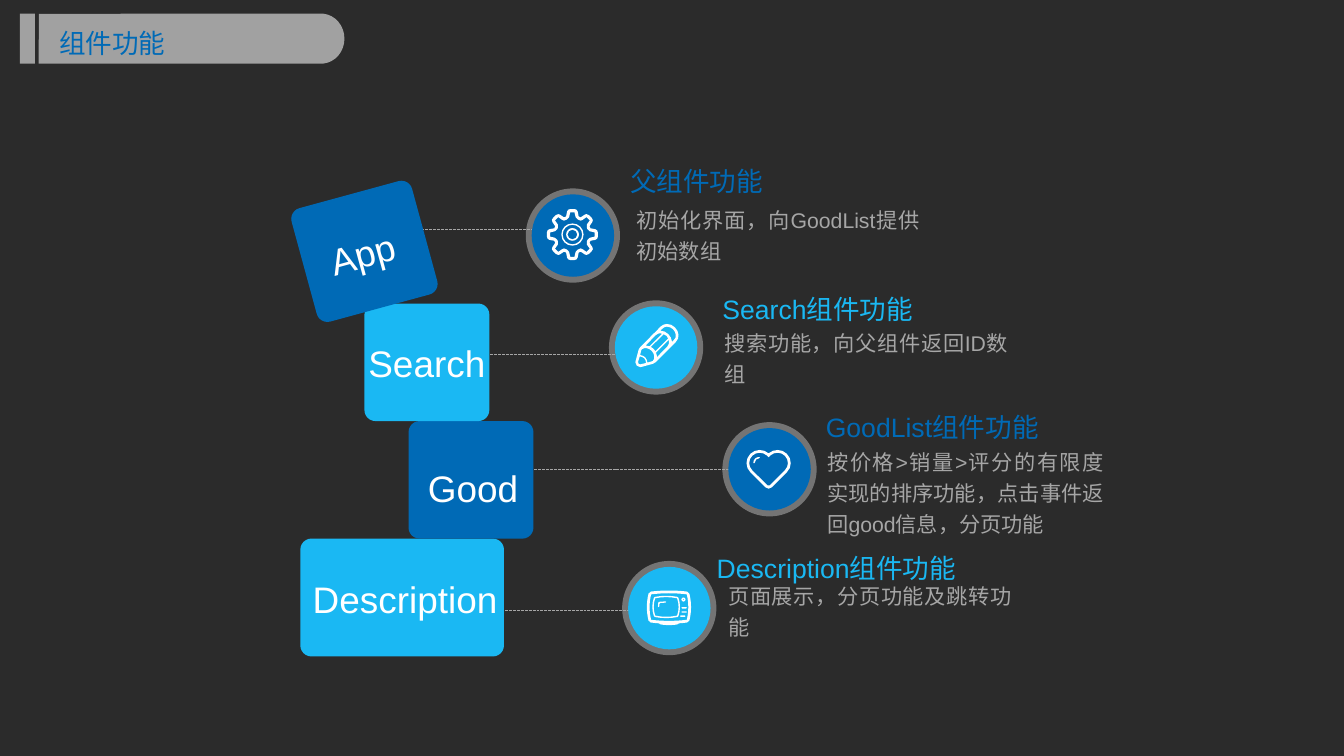
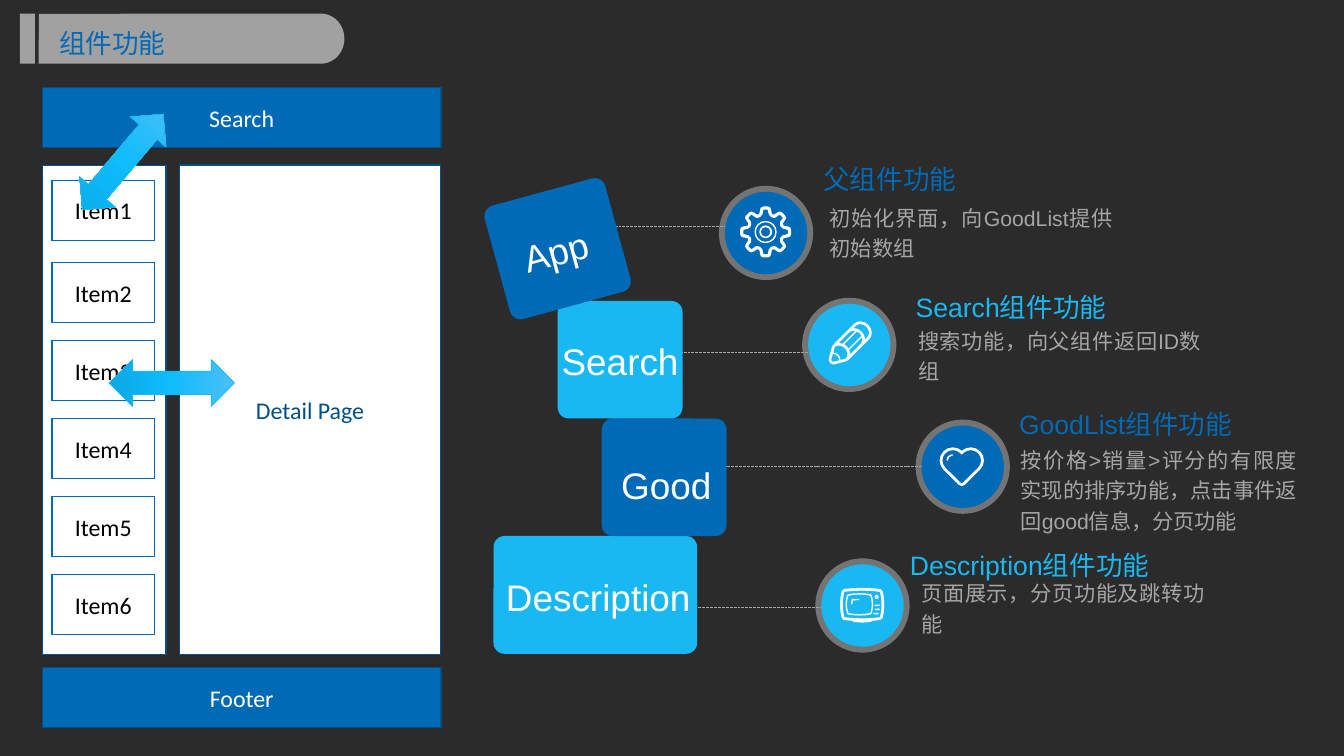
Before and after one commit to yfzm/FPSEI-team2, a slide deck: slide 23 of PROJECT2.pptx (slide 16 before the commit). Drawn at 1344x756 pixels with LibreOffice and Linux fonts; fonts in the diff are those of the drawing; background and template pictures are left out; a plain dark background stands for a picture behind light text. Boxes give left, top, right and bottom in pixels: in the first picture for what was removed or moved away, otherwise in the second. Text is boxed around its words. In the diff, an @@ line names an element or a change of style, - is before the commit and + after.

```diff
--- a/PROJECT2.pptx
+++ b/PROJECT2.pptx
@@ rectangle added at (42,88,441,148), fill #006AB6, outline #004E87 1 pt, 18 pt, text #FFFFFF @@
+Search
@@ up down arrow added at (65,99,181,225), fill gradient #4EC0F7 to #0FBDFE to #0AA9E5, outline #1AB8F3 0.5 pt @@
@@ rectangle added at (42,165,165,655), fill #FFFFFF, outline #004E87 1 pt @@
@@ rectangle added at (180,165,441,655), fill #FFFFFF, outline #004E87 1 pt, 18 pt, text #004F88 @@
+Detail Page
@@ rectangle added at (52,181,154,241), fill #FFFFFF, outline #006AB6 1 pt, 18 pt, text #000000 @@
+Item1
@@ 3 texts, 3 ellipses, 3 freeform shapes, 3 lines, 1 rounded rectangle: place and size @@
-3 texts, 3 ellipses, 3 freeform shapes, 3 lines, 1 rounded rectangle at (289,169,1103,620)
+3 texts, 3 ellipses, 3 freeform shapes, 3 lines, 1 rounded rectangle at (482,167,1297,618)
@@ rectangle added at (52,263,154,323), fill #FFFFFF, outline #006AB6 1 pt, 18 pt, text #000000 @@
+Item2
@@ rectangle added at (52,340,154,401), fill #FFFFFF, outline #006AB6 1 pt, 18 pt, text #000000 @@
+Item3
@@ up down arrow added at (109,359,234,406), fill gradient #4EC0F7 to #0FBDFE to #0AA9E5, outline #1AB8F3 0.5 pt @@
@@ rectangle added at (52,419,154,479), fill #FFFFFF, outline #006AB6 1 pt, 18 pt, text #000000 @@
+Item4
@@ 10 freeform shapes, 9 texts, 5 ellipses, 3 rounded rectangles, 1 line: place and size @@
-10 freeform shapes, 9 texts, 5 ellipses, 3 rounded rectangles, 1 line at (300,188,1039,657)
+10 freeform shapes, 9 texts, 5 ellipses, 3 rounded rectangles, 1 line at (493,185,1232,654)
@@ rectangle added at (52,496,154,556), fill #FFFFFF, outline #006AB6 1 pt, 18 pt, text #000000 @@
+Item5
@@ rectangle added at (52,574,154,635), fill #FFFFFF, outline #006AB6 1 pt, 18 pt, text #000000 @@
+Item6
@@ rectangle added at (42,667,441,727), fill #006AB6, outline #004E87 1 pt, 18 pt, text #FFFFFF @@
+Footer
```
Also in this commit, not shown: 13 other slides changed, 7 slides added, 1 slide removed.
